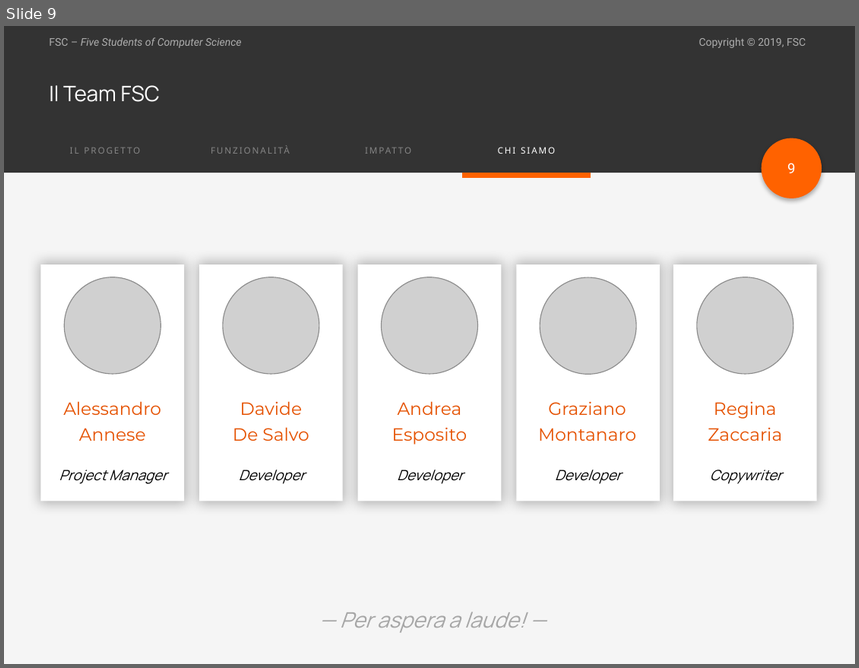
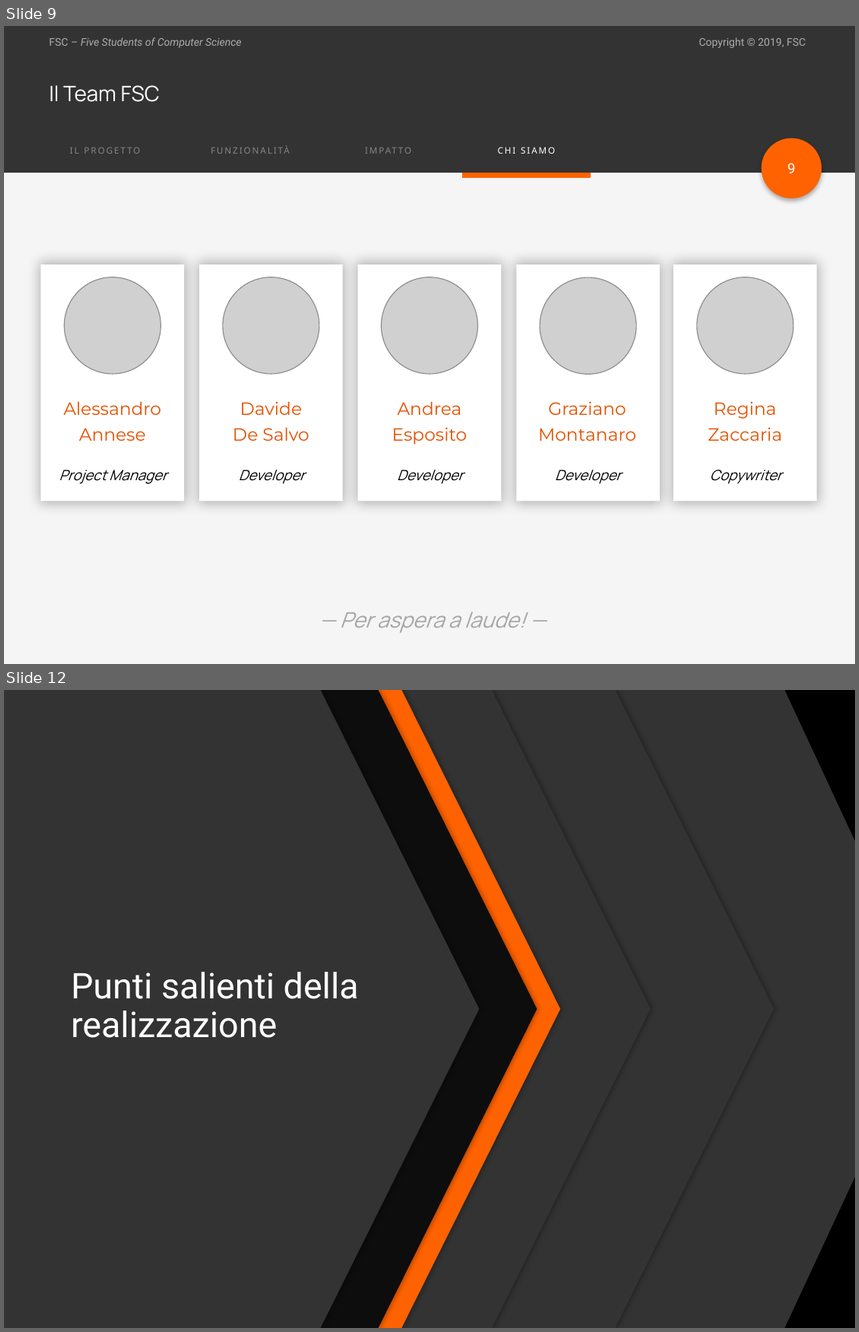
Before and after one commit to F-S-C/Emotionally, a slide deck: presentazione/PresentazionePPW.pptx. Shown one above the other, each under a label of ours: slide 9 before the commit, slides 9 and 12 after it; the slides between them are not shown. The pictures are 859x668 and 859x1332 pixels, drawn with LibreOffice and Linux fonts; fonts in the diff are those of the drawing; grey boxes stand for pictures. Boxes give left, top, right and bottom in pixels: in the first picture for what was removed or moved away, otherwise in the second. Text is boxed around its words. In the diff, an @@ line names an element or a change of style, - is before the commit and + after.

```diff
--- a/presentazione/PresentazionePPW.pptx
+++ b/presentazione/PresentazionePPW.pptx
@@ slide 12 added at <box>4,690,855,1328</box>, background #FFFFFF; not listed: 4 template elements that a slide beside it also shows @@
@@ pentagon arrow added at <box>4,690,479,1328</box>, fill #333333 @@
@@ pentagon arrow added at <box>62,690,537,1328</box>, fill #0D0D0D @@
@@ pentagon arrow added at <box>85,690,560,1328</box>, fill #FF6200 @@
@@ pentagon arrow added at <box>175,690,650,1328</box>, fill #333333 @@
@@ pentagon arrow added at <box>299,690,773,1328</box>, fill #333333 @@
@@ freeform shape added at <box>458,690,855,1328</box>, fill #333333 @@
@@ freeform shape added at <box>553,690,855,1328</box>, fill #000000 @@
@@ title added at <box>71,972,359,1038</box>, 30 pt, text #FFFFFF @@
+Punti salienti della realizzazione
```
Also in this commit, not shown: 1 slide changed, 3 other slides added.
